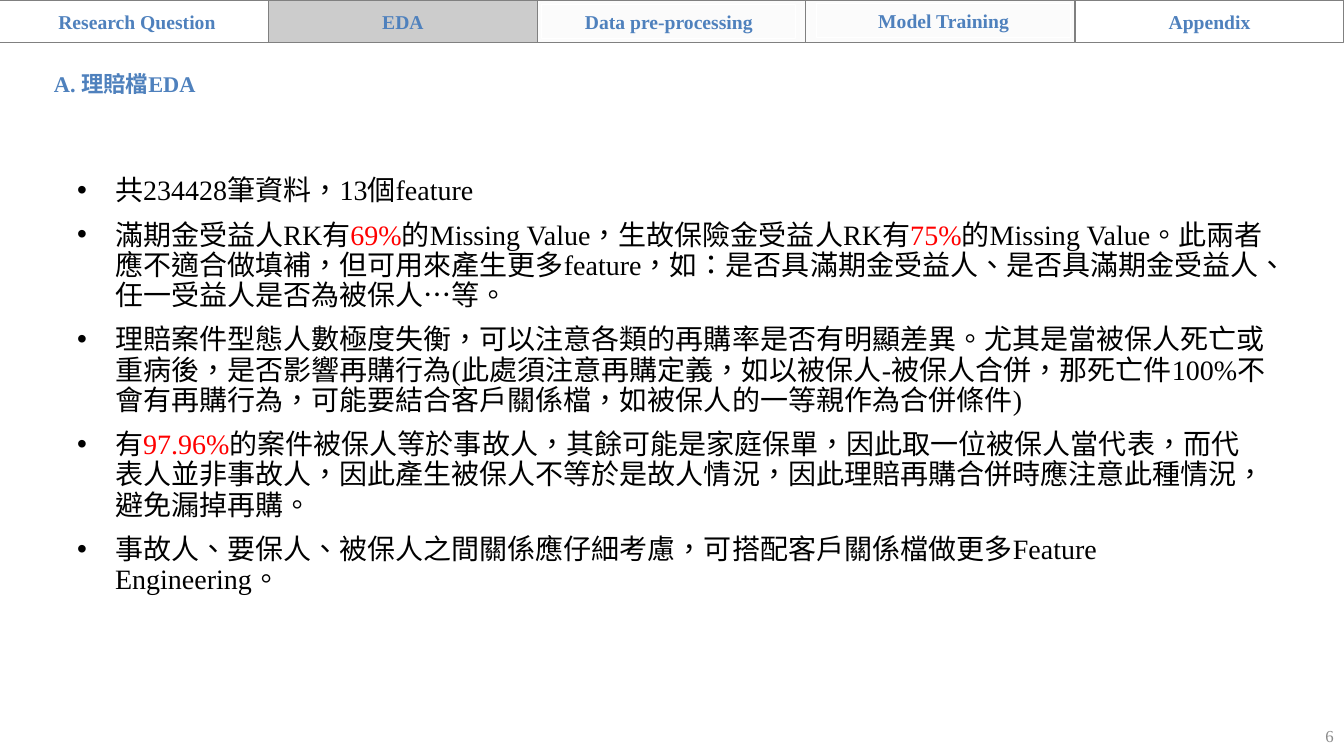
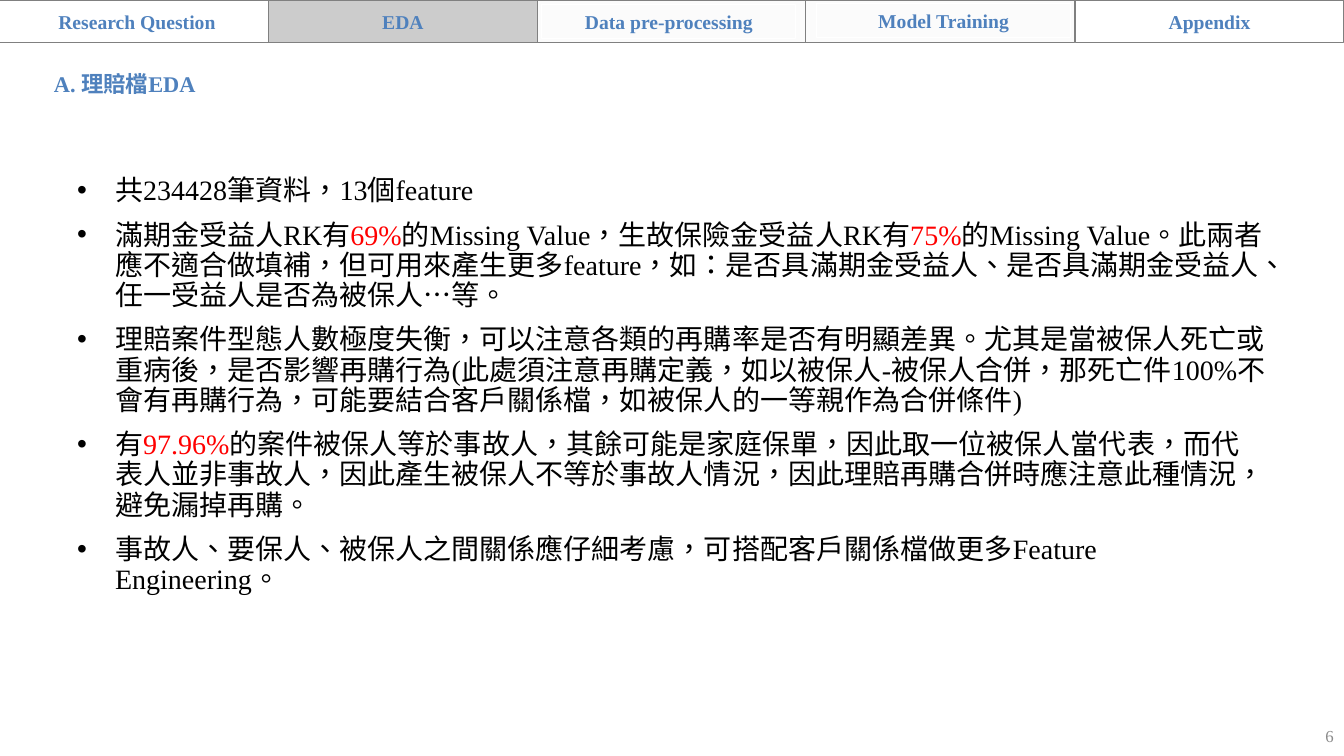
Before and after one commit to teemoteemo0318/nanshan, a slide deck: slide 6 of 南山_題目一_組別二.pptx. Drawn at 1344x756 pixels with LibreOffice and Linux fonts; fonts in the diff are those of the drawing; background and template pictures are left out. Boxes give left, top, right and bottom in pixels: in the first picture for what was removed or moved away, otherwise in the second. Text is boxed around its words. In the diff, an @@ line names an element or a change of style, - is before the commit and + after.

```diff
--- a/南山_題目一_組別二.pptx
+++ b/南山_題目一_組別二.pptx
@@ text at (x1=115, y1=430, x2=1265, y2=518): text changed @@
-• 有97.96%的案件被保人等於事故人，其餘可能是家庭保單，因此取一位被保人當代表，而代表人並非事故人，因此產生被保人不等於是故人情況，因此理賠再購合併時應注意此種情況，避免漏掉再購。
+• 有97.96%的案件被保人等於事故人，其餘可能是家庭保單，因此取一位被保人當代表，而代表人並非事故人，因此產生被保人不等於事故人情況，因此理賠再購合併時應注意此種情況，避免漏掉再購。
```
Also in this commit, not shown: 4 other slides changed, 1 slide added, 1 other file.
